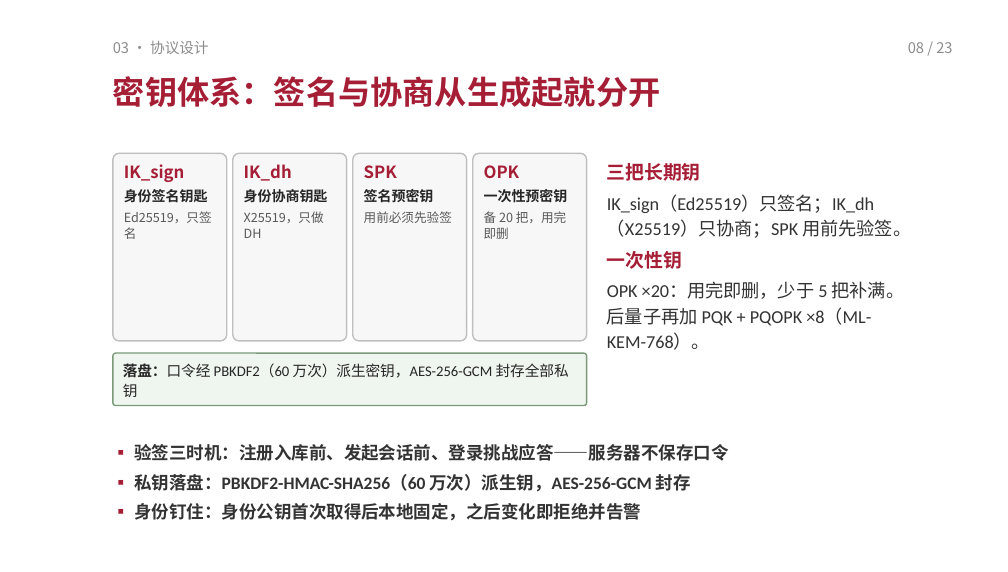
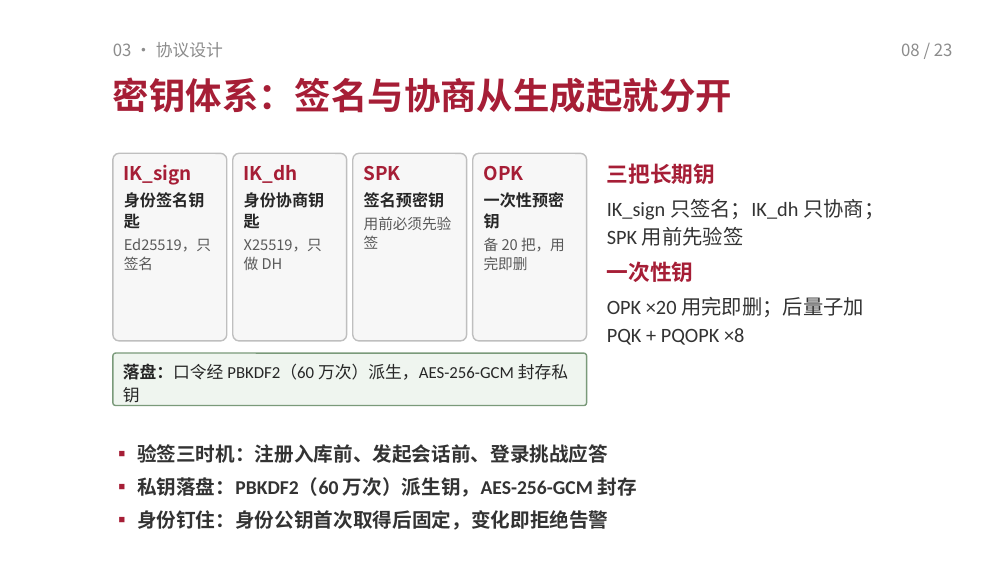
Before and after one commit to TomHaoZi/ECNUchat, a slide deck: slide 8 of 中期汇报/ECNUchat-中期汇报.pptx. Drawn at 1008x572 pixels with LibreOffice and Linux fonts; fonts in the diff are those of the drawing. Boxes give left, top, right and bottom in pixels: in the first picture for what was removed or moved away, otherwise in the second. Text is boxed around its words. In the diff, an @@ line names an element or a change of style, - is before the commit and + after.

Commit message:
PPT 再精简大字版：标题 26 磅、正文 13.5–14.5 磅，每页只留短句要点；图解文字同步放大并删繁就简；预览 PDF 重新生成

```diff
--- a/中期汇报/ECNUchat-中期汇报.pptx
+++ b/中期汇报/ECNUchat-中期汇报.pptx
@@ text "03 · 协议设计" at box(113, 42, 223, 57): size 10.5 to 12 pt @@
@@ text "08 / 23" at box(901, 43, 953, 56): size 10.5 to 12 pt @@
@@ text "密钥体系：签名与协商从生成起就分开" at box(113, 77, 732, 113): size 23 to 26 pt @@
@@ rounded rectangle "IK_sign" at box(113, 153, 227, 341): size 12 to 13.5 pt in "IK_sign"; size 10 to 11.5 pt in "身份签名钥匙"; size 9 to 10.5 pt in "Ed25519，只签名" @@
@@ rounded rectangle "IK_dh" at box(233, 153, 347, 341): size 12 to 13.5 pt in "IK_dh"; size 10 to 11.5 pt in "身份协商钥匙"; size 9 to 10.5 pt in "X25519，只做 DH" @@
@@ rounded rectangle "SPK" at box(353, 153, 467, 341): size 12 to 13.5 pt in "SPK"; size 10 to 11.5 pt in "签名预密钥"; size 9 to 10.5 pt in "用前必须先验签" @@
@@ rounded rectangle "OPK" at box(473, 153, 587, 341): size 12 to 13.5 pt in "OPK"; size 10 to 11.5 pt in "一次性预密钥"; size 9 to 10.5 pt in "备 20 把，用完即删" @@
@@ text at box(607, 163, 715, 282): size 13.5 to 15.5 pt in "三把长期钥", "一次性钥" @@
@@ text at box(607, 199, 884, 246): text changed; size 13 to 14.5 pt @@
-IK_sign（Ed25519）只签名；IK_dh（X25519）只协商；SPK 用前先验签。
+IK_sign 只签名；IK_dh 只协商；SPK 用前先验签
@@ text at box(607, 297, 864, 345): text changed; size 13 to 14.5 pt @@
-OPK ×20：用完即删，少于 5 把补满。后量子再加 PQK + PQOPK ×8（ML-KEM-768）。
+OPK ×20 用完即删；后量子加 PQK + PQOPK ×8
@@ text in rounded rectangle at box(123, 363, 568, 406): text changed; size 10.5 to 12 pt @@
-落盘：口令经 PBKDF2（60 万次）派生密钥，AES-256-GCM 封存全部私钥
+落盘：口令经 PBKDF2（60 万次）派生，AES-256-GCM 封存私钥
@@ text at box(137, 444, 637, 530): text changed; size 12.5 to 14 pt @@
-▪ 验签三时机：注册入库前、发起会话前、登录挑战应答——服务器不保存口令
-▪ 私钥落盘：PBKDF2-HMAC-SHA256（60 万次）派生钥，AES-256-GCM 封存
-▪ 身份钉住：身份公钥首次取得后本地固定，之后变化即拒绝并告警
+▪ 验签三时机：注册入库前、发起会话前、登录挑战应答
+▪ 私钥落盘：PBKDF2（60 万次）派生钥，AES-256-GCM 封存
+▪ 身份钉住：身份公钥首次取得后固定，变化即拒绝告警
```
Also in this commit, not shown: 20 other slides changed, 2 other files.
